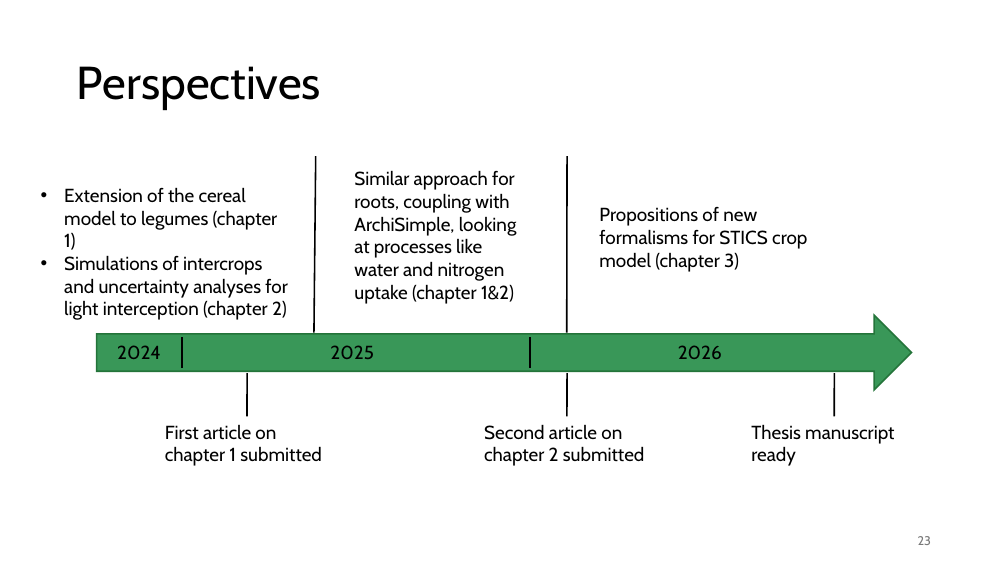
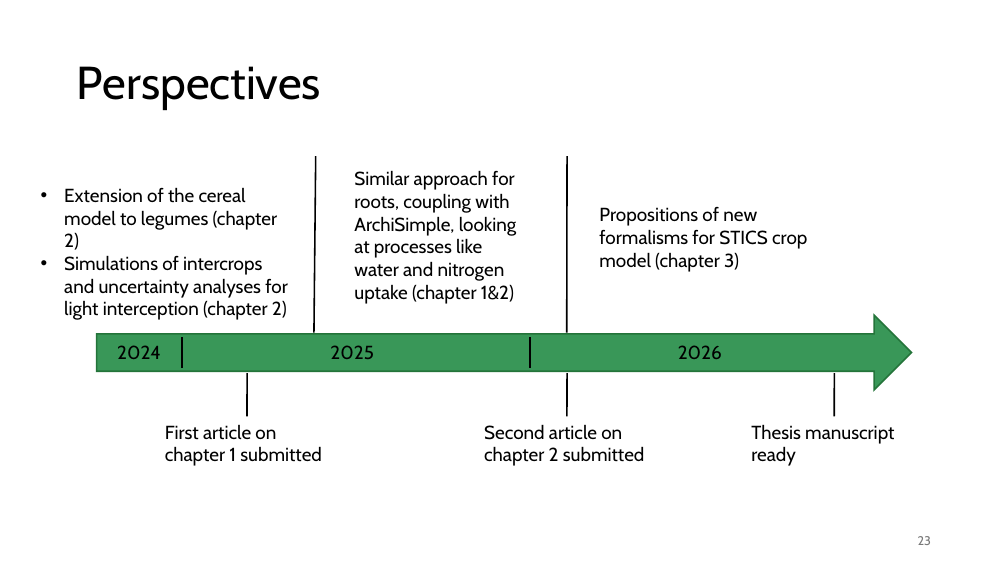
Before and after one commit to orianebro/PhD_Oriane, a slide deck: slide 23 of resources/ppt_reu_PhenoMEn_19_11_2024.pptx. Drawn at 1008x567 pixels with LibreOffice and Linux fonts; fonts in the diff are those of the drawing. Boxes give left, top, right and bottom in pixels: in the first picture for what was removed or moved away, otherwise in the second. Text is boxed around its words. In the diff, an @@ line names an element or a change of style, - is before the commit and + after.

```diff
--- a/resources/ppt_reu_PhenoMEn_19_11_2024.pptx
+++ b/resources/ppt_reu_PhenoMEn_19_11_2024.pptx
@@ text at box(64, 187, 278, 250): text changed @@
-• Extension of the cereal model to legumes (chapter 1)
+• Extension of the cereal model to legumes (chapter 2)
```
Also in this commit, not shown: 2 other slides changed, 22 other files.
